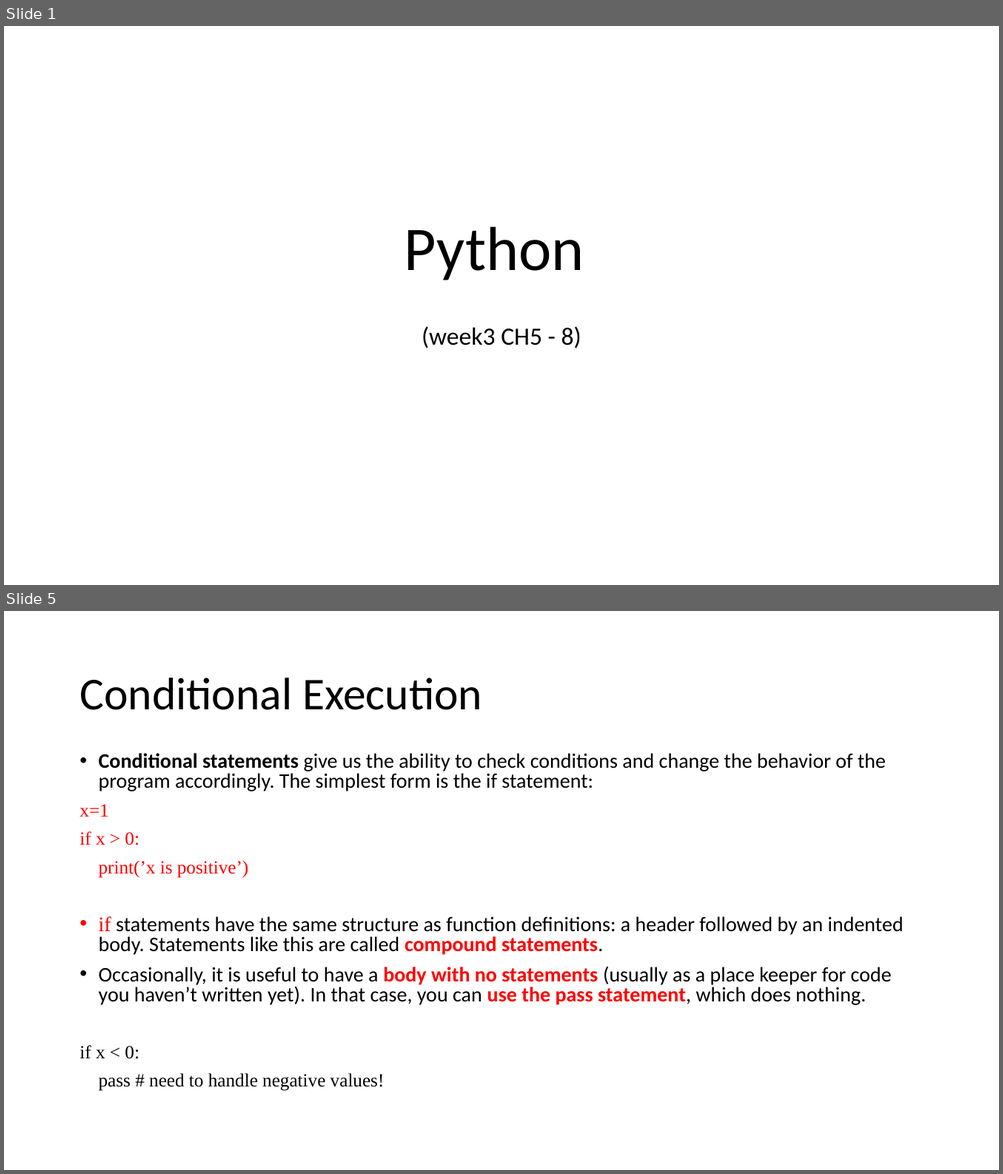
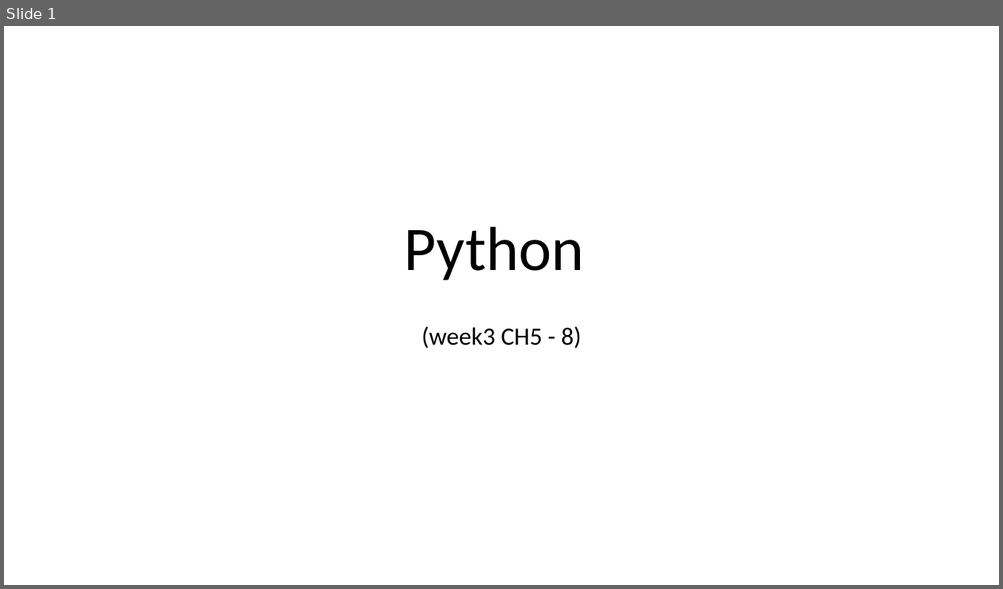
Before and after one commit to MobyAtTheo/PSG3, a slide deck: week05-ch9-15plus-pys.pptx. Shown one above the other, each under a label of ours: slides 1 and 5 before the commit, slide 1 after it; the slides between them are not shown. The pictures are 1003x1174 and 1003x589 pixels, drawn with LibreOffice and Linux fonts; fonts in the diff are those of the drawing. Boxes give left, top, right and bottom in pixels: in the first picture for what was removed or moved away, otherwise in the second. Text is boxed around its words. In the diff, an @@ line names an element or a change of style, - is before the commit and + after.

```diff
--- a/week05-ch9-15plus-pys.pptx
+++ b/week05-ch9-15plus-pys.pptx
@@ slide 5 removed at (4,611,999,1170), background #FFFFFF @@
@@ title removed at (79,678,482,710) @@
-Conditional Execution
@@ text removed at (79,753,903,1091) @@
-• Conditional statements give us the ability to check conditions and change the behavior of the program accordingly. The simplest form is the if statement:
-x=1
-if x > 0:
-print(’x is positive’)
-• if statements have the same structure as function definitions: a header followed by an indented body. Statements like this are called compound statements.
-• Occasionally, it is useful to have a body with no statements (usually as a place keeper for code you haven’t written yet). In that case, you can use the pass statement, which does nothing.
-if x < 0:
-pass # need to handle negative values!
```
Also in this commit, not shown: 36 other slides removed.
